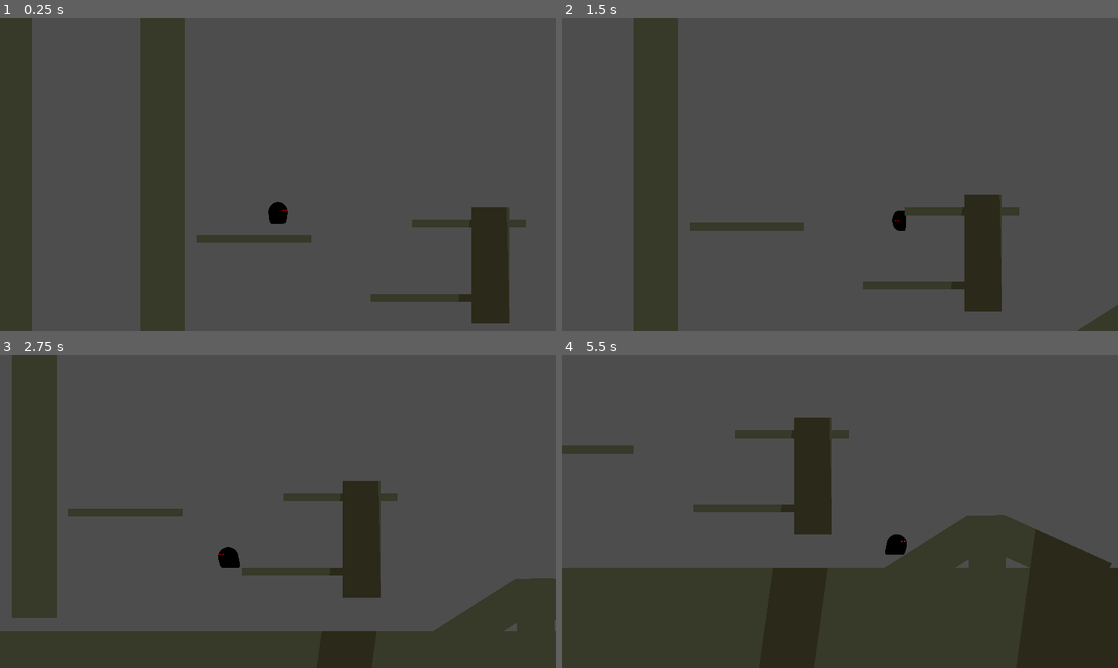
Above: before the commit, frames 1-4 (two rows, left to right).
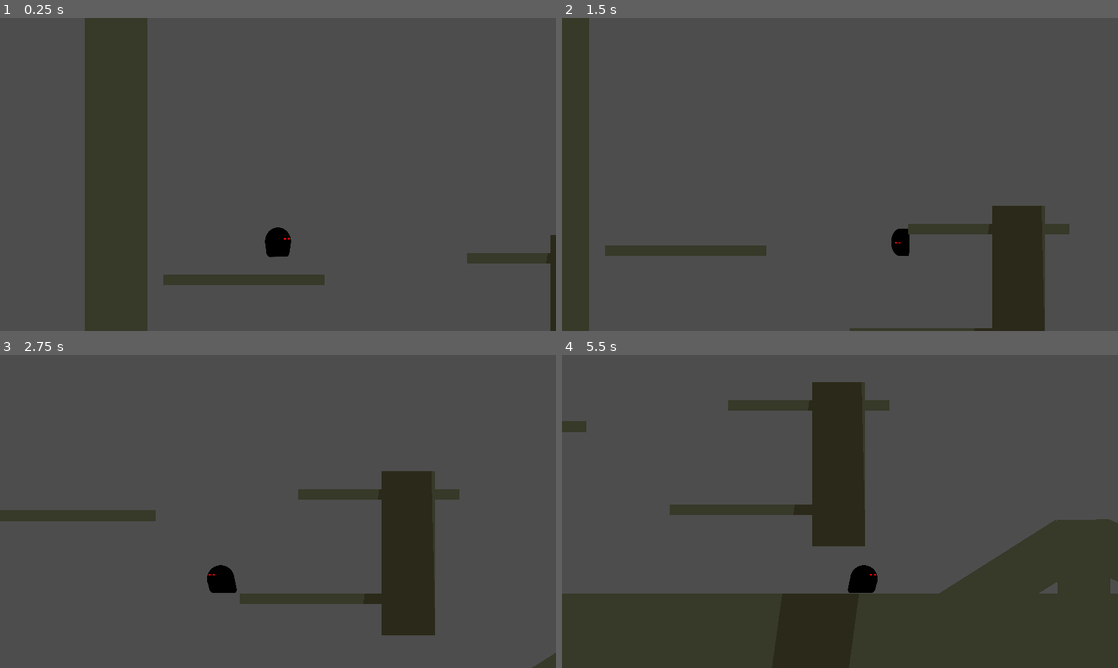
Above: after the commit, the same moments.

Repository: atiixx/piratesoftware_gamejam15
Game: Godot game, scene res://scenes/test_area.tscn
Same seed, same stepped clock (60 frames per second), same inputs: the game is played once before the commit and once after it. The engine's default icon, where the game draws it, is replaced by a stand-in: a white triangle on a blue panel in a dark square.
Inputs:
- Up to frame 1 (0.25 s): no input
- Up to frame 2 (1.5 s): hold D (right) from 0.53 s (still down); tap Space (jump) at 0.77 s
- Up to frame 3 (2.75 s): tap Space (jump) at 1.52 s; release D (right) at 2.03 s; hold A (left) from 2.03 s (still down)
- Up to frame 4 (5.5 s): release A (left) at 2.78 s; hold D (right) 2.78-4.28 s; tap Space (jump) at 3.02, 3.77, 4.52 s; hold A (left) 4.28-5.03 s; hold D (right) from 5.03 s (still down)

The runs differ from the first frame. In frame 1, 28% of the frame differs, in the area x 0-100%, y 0-100%; in frame 2, 21%; in frame 3, 30%; in frame 4, 17%.

Commit message:
remove scale from player and zoom from camera

Diff:
--- a/scenes/player/player.tscn
+++ b/scenes/player/player.tscn
@@ -21,10 +21,10 @@
 [ext_resource type="Texture2D" uid="uid://bqe0avfkfvya5" path="res://art/character/Walk/walk1.png" id="8_34l0x"]
 
 [sub_resource type="RectangleShape2D" id="RectangleShape2D_lfew3"]
-size = Vector2(187.075, 394.165)
+size = Vector2(94, 100)
 
 [sub_resource type="RectangleShape2D" id="RectangleShape2D_orqac"]
-size = Vector2(27.0659, 19.8297)
+size = Vector2(60, 100)
 
 [sub_resource type="Animation" id="Animation_cnkmh"]
 resource_name = "Idle"
@@ -76,6 +76,23 @@
 "values": [ExtResource("6_1midm"), ExtResource("7_esbxa")]
 }
 
+[sub_resource type="Animation" id="Animation_j23v5"]
+resource_name = "Slide"
+length = 0.6
+loop_mode = 2
+tracks/0/type = "value"
+tracks/0/imported = false
+tracks/0/enabled = true
+tracks/0/path = NodePath("Sprite2D:texture")
+tracks/0/interp = 1
+tracks/0/loop_wrap = true
+tracks/0/keys = {
+"times": PackedFloat32Array(0, 0.6),
+"transitions": PackedFloat32Array(1, 1),
+"update": 1,
+"values": [ExtResource("2_87pik"), ExtResource("2_87pik")]
+}
+
 [sub_resource type="Animation" id="Animation_sipai"]
 resource_name = "Walk"
 length = 0.2
@@ -124,23 +141,6 @@
 "transitions": PackedFloat32Array(1),
 "update": 0,
 "values": [ExtResource("2_gce7p")]
-}
-
-[sub_resource type="Animation" id="Animation_j23v5"]
-resource_name = "Slide"
-length = 0.6
-loop_mode = 2
-tracks/0/type = "value"
-tracks/0/imported = false
-tracks/0/enabled = true
-tracks/0/path = NodePath("Sprite2D:texture")
-tracks/0/interp = 1
-tracks/0/loop_wrap = true
-tracks/0/keys = {
-"times": PackedFloat32Array(0, 0.6),
-"transitions": PackedFloat32Array(1, 1),
-"update": 1,
-"values": [ExtResource("2_87pik"), ExtResource("2_87pik")]
 }
 
 [sub_resource type="AnimationLibrary" id="AnimationLibrary_4vww3"]
@@ -277,27 +277,21 @@
 graph_offset = Vector2(22, 59)
 
 [node name="Player" type="CharacterBody2D"]
-position = Vector2(2, 0)
-scale = Vector2(0.25, 0.25)
 floor_snap_length = 9.0
 script = ExtResource("1_y3w28")
 speed = 750.0
 
 [node name="CollisionShape2D" type="CollisionShape2D" parent="."]
-position = Vector2(4.76837e-06, 2)
 rotation = 3.14159
-scale = Vector2(2.06358, 1.08584)
 shape = SubResource("RectangleShape2D_lfew3")
 
 [node name="WallCollisionShape2DLeft" type="CollisionShape2D" parent="."]
-position = Vector2(-68, 4)
-scale = Vector2(9.15291, -21.6378)
+position = Vector2(-17, 0)
 shape = SubResource("RectangleShape2D_orqac")
 disabled = true
 
 [node name="WallCollisionShape2DRight" type="CollisionShape2D" parent="."]
-position = Vector2(68, 4)
-scale = Vector2(9.15291, -21.6378)
+position = Vector2(17, 0)
 shape = SubResource("RectangleShape2D_orqac")
 disabled = true
 
@@ -309,6 +303,8 @@
 disabled = true
 
 [node name="Sprite2D" type="Sprite2D" parent="."]
+position = Vector2(0, -3)
+scale = Vector2(0.24, 0.24)
 texture = ExtResource("3_v2sxa")
 
 [node name="CharacterStateMachine" type="Node" parent="."]
@@ -333,8 +329,6 @@
 [node name="Camera2D" type="Camera2D" parent="."]
 position = Vector2(0, -81)
 offset = Vector2(0, -55)
-zoom = Vector2(0.71, 0.71)
-position_smoothing_speed = 2.0
 drag_horizontal_enabled = true
 drag_vertical_enabled = true
 
